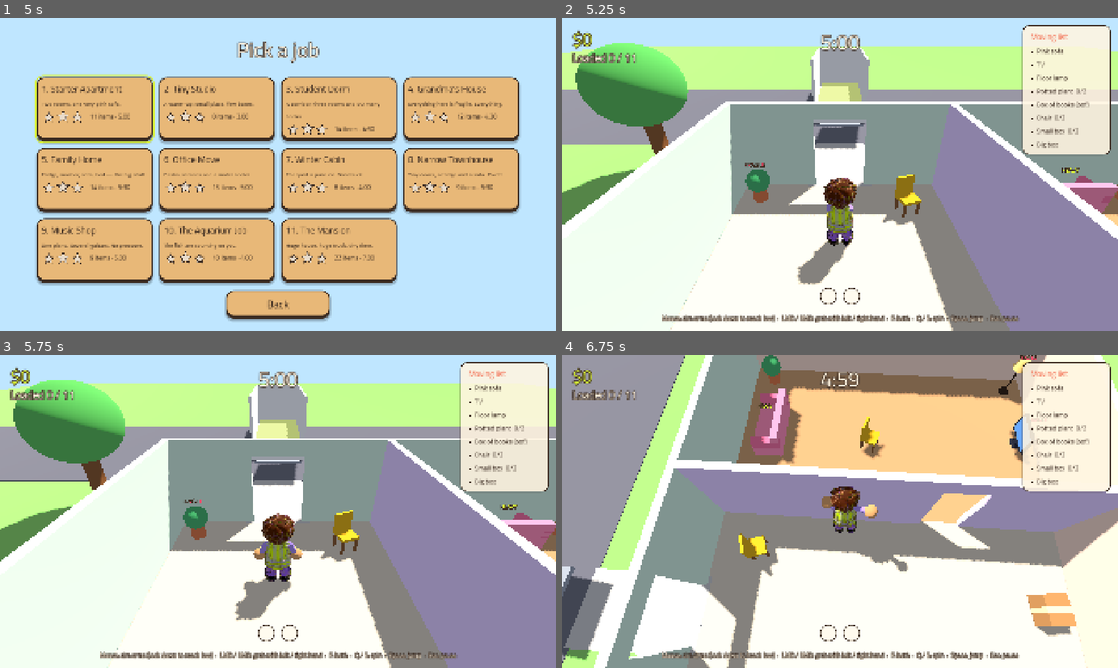
Above: before the commit, frames 1-4 (two rows, left to right).
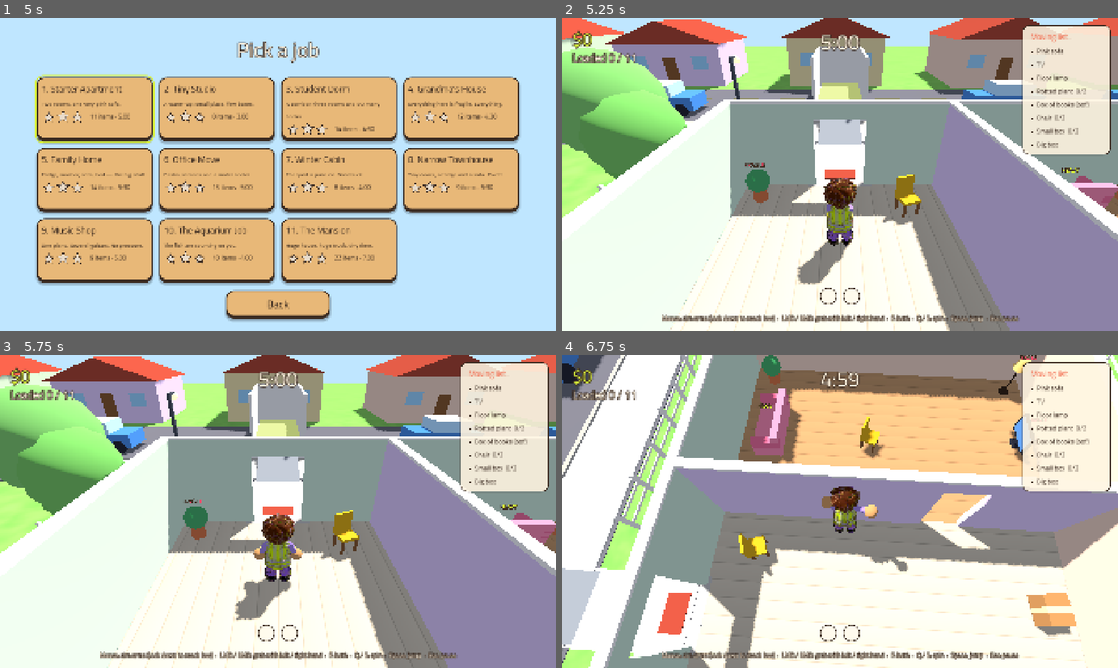
Above: after the commit, the same moments.

Repository: karmontal/moving-day-chaos
Game: Godot game, scene res://scenes/main_menu.tscn
The game is run twice, just before and just after one commit, with the same random seed, the same clock (stepped at 60 frames per second) and the same inputs.
Inputs (mouse positions are in pixels of both pictures, inside the frame that each line leads up to):
- Up to frame 1 (5 s): click "Start the job" at 0.5 s; click (139, 180) at 1.27 s; click (233, 180) at 2.02 s; click (322, 180) at 2.77 s; click (417, 180) at 3.52 s; click "Let's move!" at 4.25 s
- Up to frame 2 (5.25 s): click (656, 108) at 5.02 s
- Up to frame 3 (5.75 s): no input
- Up to frame 4 (6.75 s): move the mouse to (867, 511) at 5.77 s; hold F (grab_both) 5.78-6.53 s; hold W (move_up) from 5.78 s (still down); click (867, 511) at 5.92 s; tap Space (jump) at 6.02 s; move the mouse to (812, 511) at 6.52 s; click (812, 511) at 6.6 s

Frame 1 is identical in both runs. In frame 2, 24% of the frame differs, in the area x 0-100%, y 0-100%; in frame 3, 23%; in frame 4, 16%.

Commit message:
Fix the truck ramp slope, dress the lots, add macOS and iOS builds
- Ramp pitched the right way (street end on the ground, truck end at the bed),
  with a test that ray-casts both ends
- Scenery: porch, door frame, doormat and pots, white fence with a wide gate,
  hedges, flower beds, varied trees and bushes, sidewalk with curb, dashed road
  line, street lamps, parked cars, neighbouring houses with gable roofs, clouds;
  textured grass and plank floors; windows and a white top trim on the house
  walls (they fade with the walls); snowy variants for the winter cabin
- macOS universal build (built-in ad-hoc signature) from the Linux runner,
  pushed to itch channel 'mac'
- ios.yml (manual, macOS runner): Xcode project + simulator compile check, or
  a signed IPA uploaded to TestFlight when the Apple secrets are set

Co-Authored-By: Claude Opus 5.5 <noreply@anthropic.com>
Claude-Session: https://claude.ai/code/session_01KwmgFTzCrhvW5Am5kgNPrt

Diff:
--- a/scripts/mission/level_builder.gd
+++ b/scripts/mission/level_builder.gd
@@ -23,6 +23,7 @@
 	var door_h: float = house.door_height
 
 	var ground := _static_box(root, Vector3(0, -0.5, 8), Vector3(80, 1, 80), Color("eef6fb") if m.get("ice", false) else Palette.GRASS)
+	Scenery.texture_ground(ground, m.get("ice", false))
 	if m.get("ice", false):
 		var pm := PhysicsMaterial.new()
 		pm.friction = 0.05
@@ -34,14 +35,15 @@
 	for f: Dictionary in floors:
 		var a := Vector2(f.min[0], f.min[1])
 		var b := Vector2(f.max[0], f.max[1])
-		_visual_box(root, Vector3((a.x + b.x) * 0.5, 0.01, (a.y + b.y) * 0.5), Vector3(b.x - a.x, 0.02, b.y - a.y), Color(String(f.color)))
+		var fl := _visual_box(root, Vector3((a.x + b.x) * 0.5, 0.01, (a.y + b.y) * 0.5), Vector3(b.x - a.x, 0.02, b.y - a.y), Color(String(f.color)))
+		Scenery.texture_floor(fl)
 
 	var wall_a := Palette.WALLS[0]
 	var wall_b := Palette.WALLS[1]
-	_wall_x(root, mn.y, mn.x, mx.x, h, t, wall_a)  # back
-	_wall_z(root, mn.x, mn.y, mx.y, h, t, wall_a)  # left
-	_wall_z(root, mx.x, mn.y, mx.y, h, t, wall_b)  # right
-	_wall_x(root, mx.y, mn.x, mx.x, h, t, wall_b, house.front_door_x, house.front_door_width, door_h)  # front
+	_wall_x(root, mn.y, mn.x, mx.x, h, t, wall_a, NAN, 0.0, 0.0, -1.0)  # back
+	_wall_z(root, mn.x, mn.y, mx.y, h, t, wall_a, NAN, 0.0, 0.0, -1.0)  # left
+	_wall_z(root, mx.x, mn.y, mx.y, h, t, wall_b, NAN, 0.0, 0.0, 1.0)  # right
+	_wall_x(root, mx.y, mn.x, mx.x, h, t, wall_b, house.front_door_x, house.front_door_width, door_h, 1.0)  # front
 	var walls: Array = house.get("walls", [])
 	if house.has("interior_wall_x"):
 		walls = walls + [{"axis": "z", "at": house.interior_wall_x, "from": mn.y, "to": mx.y,
@@ -68,7 +70,7 @@
 	var path_x := (door_x + float(truck.center_x)) * 0.5
 	_visual_box(root, Vector3(path_x, 0.012, mx.y + path_len * 0.5), Vector3(absf(door_x - float(truck.center_x)) + 2.0, 0.02, path_len + 0.4), Palette.PAVEMENT)
 	_visual_box(root, Vector3(0, 0.008, rear + 2.0), Vector3(80, 0.02, 9.0), Color("6f6f78"))  # street
-	_trees(root, mn, mx, rear)
+	Scenery.build(root, m, mn, mx, door_x, truck)
 	return _truck(root, truck)
 
 
@@ -131,7 +133,8 @@
 	var size := Vector3(truck.ramp_width, 0.08, slope.length())
 	_add_box_shape(ramp, size, Color("9aa0a8"))
 	ramp.position = Vector3(cx, bed * 0.5 - 0.04, rear - ramp_len * 0.5)
-	ramp.rotation = Vector3(atan2(bed, ramp_len), 0, 0)
+	# Negative pitch: the truck end (+Z) rises to the bed, the street end rests on the ground.
+	ramp.rotation = Vector3(-atan2(bed, ramp_len), 0, 0)
 	root.add_child(ramp)
 
 	var zone := TruckZone.new()
@@ -141,37 +144,55 @@
 	return zone
 
 
-static func _trees(root: Node3D, mn: Vector2, mx: Vector2, rear: float) -> void:
-	var spots := [Vector3(mn.x - 3.5, 0, mn.y + 1), Vector3(mn.x - 3.0, 0, mx.y + 3), Vector3(mx.x + 3.5, 0, mn.y + 2),
-		Vector3(mx.x + 3.0, 0, mx.y + 1), Vector3((mn.x + mx.x) * 0.5 - 4, 0, mn.y - 4), Vector3((mn.x + mx.x) * 0.5 + 4, 0, mn.y - 4)]
-	for p: Vector3 in spots:
-		if p.z > rear - 3.0:
-			continue
-		_static_box(root, p + Vector3(0, 1.0, 0), Vector3(0.35, 2.0, 0.35), Color("8a5a36"))
-		var crown := MeshInstance3D.new()
-		var sm := SphereMesh.new()
-		sm.radius = 1.3
-		sm.height = 2.3
-		sm.material = _mat(Color("5fb85a"))
-		crown.mesh = sm
-		crown.position = p + Vector3(0, 2.8, 0)
-		root.add_child(crown)
-
-
-## Wall running along X at depth z, from x0 to x1, with an optional door gap centred at door_c.
-static func _wall_x(root: Node3D, z: float, x0: float, x1: float, h: float, t: float, color: Color, door_c := NAN, door_w := 0.0, door_h := 0.0) -> void:
+## Outer wall running along X at depth z, from x0 to x1, with an optional door gap centred at
+## door_c; `outward` (+1/-1 along Z) is the street side, where the windows go.
+static func _wall_x(root: Node3D, z: float, x0: float, x1: float, h: float, t: float, color: Color, door_c := NAN, door_w := 0.0, door_h := 0.0, outward := 1.0) -> void:
 	for seg in _segments(x0, x1, door_c, door_w):
-		_static_box(root, Vector3((seg.x + seg.y) * 0.5, h * 0.5, z), Vector3(seg.y - seg.x + t, h, t), color, true)
+		var body := _static_box(root, Vector3((seg.x + seg.y) * 0.5, h * 0.5, z), Vector3(seg.y - seg.x + t, h, t), color, true)
+		_add_windows(body, seg.y - seg.x, t, outward, true)
 	if not is_nan(door_c):
 		_static_box(root, Vector3(door_c, (h + door_h) * 0.5, z), Vector3(door_w, h - door_h, t), color, true)
 
 
-## Wall running along Z at x, from z0 to z1, with an optional door gap.
-static func _wall_z(root: Node3D, x: float, z0: float, z1: float, h: float, t: float, color: Color, door_c := NAN, door_w := 0.0, door_h := 0.0) -> void:
+## Outer wall running along Z at x, from z0 to z1, with an optional door gap.
+static func _wall_z(root: Node3D, x: float, z0: float, z1: float, h: float, t: float, color: Color, door_c := NAN, door_w := 0.0, door_h := 0.0, outward := 1.0) -> void:
 	for seg in _segments(z0, z1, door_c, door_w):
-		_static_box(root, Vector3(x, h * 0.5, (seg.x + seg.y) * 0.5), Vector3(t, h, seg.y - seg.x + t), color, true)
+		var body := _static_box(root, Vector3(x, h * 0.5, (seg.x + seg.y) * 0.5), Vector3(t, h, seg.y - seg.x + t), color, true)
+		_add_windows(body, seg.y - seg.x, t, outward, false)
 	if not is_nan(door_c):
 		_static_box(root, Vector3(x, (h + door_h) * 0.5, door_c), Vector3(t, h - door_h, door_w), color, true)
+
+
+## Windows (frame + glass + sill) on the outside face of a wall segment, every ~3 m.
+static func _add_windows(body: StaticBody3D, length: float, t: float, outward: float, along_x: bool) -> void:
+	var count := int((length - 0.6) / 3.0)
+	if count <= 0:
+		return
+	for i in count:
+		var offset := (i - (count - 1) * 0.5) * (length / count)
+		var face := t * 0.5 + 0.02
+		var frame_pos := Vector3(offset, 0.25, face * outward) if along_x else Vector3(face * outward, 0.25, offset)
+		var frame_size := Vector3(1.1, 0.95, 0.04) if along_x else Vector3(0.04, 0.95, 1.1)
+		var glass_size := Vector3(0.9, 0.75, 0.05) if along_x else Vector3(0.05, 0.75, 0.9)
+		var sill_pos := frame_pos + Vector3(0, -0.52, 0.04 * outward if along_x else 0.0) + (Vector3.ZERO if along_x else Vector3(0.04 * outward, 0, 0))
+		var sill_size := Vector3(1.25, 0.07, 0.12) if along_x else Vector3(0.12, 0.07, 1.25)
+		add_detail(body, frame_pos, frame_size, Color("fff8ee"))
+		add_detail(body, frame_pos + (Vector3(0, 0, 0.01 * outward) if along_x else Vector3(0.01 * outward, 0, 0)), glass_size, Color("9fd3f0"))
+		add_detail(body, sill_pos, sill_size, Color("fff8ee"))
+
+
+## Visual-only box attached to a wall body; its material fades with the wall (PlayerRig).
+static func add_detail(body: StaticBody3D, pos: Vector3, size: Vector3, color: Color) -> void:
+	var mi := MeshInstance3D.new()
+	var bm := BoxMesh.new()
+	bm.size = size
+	bm.material = _mat(color)
+	mi.mesh = bm
+	mi.position = pos
+	body.add_child(mi)
+	var extra: Array = body.get_meta("extra_materials", [])
+	extra.append(bm.material)
+	body.set_meta("extra_materials", extra)
 
 
 static func _wall_x_doors(root: Node3D, z: float, x0: float, x1: float, h: float, t: float, color: Color, doors: Array, door_h: float) -> void:
@@ -218,6 +239,8 @@
 	_add_box_shape(body, size, color)
 	if fade:
 		body.add_to_group(FADE_GROUP)
+		# White cap along the top edge: the dollhouse cut reads as a finished wall.
+		add_detail(body, Vector3(0, size.y * 0.5 + 0.03, 0), Vector3(size.x + 0.04, 0.06, size.z + 0.04), Color("fff8ee"))
 	body.position = pos
 	root.add_child(body)
 	return body
@@ -238,7 +261,7 @@
 	body.set_meta("material", bm.material)
 
 
-static func _visual_box(root: Node3D, pos: Vector3, size: Vector3, color: Color) -> void:
+static func _visual_box(root: Node3D, pos: Vector3, size: Vector3, color: Color) -> MeshInstance3D:
 	var mi := MeshInstance3D.new()
 	var bm := BoxMesh.new()
 	bm.size = size
@@ -246,6 +269,7 @@
 	mi.mesh = bm
 	mi.position = pos
 	root.add_child(mi)
+	return mi
 
 
 static func _mat(c: Color) -> StandardMaterial3D:
--- /dev/null
+++ b/scripts/mission/scenery.gd
@@ -0,0 +1,336 @@
+class_name Scenery
+## Dresses a job's lot so the house does not float in an empty field: a fenced yard with hedges,
+## flower beds, bushes and trees, a porch, the sidewalk and street with lamps, parked cars,
+## neighbouring houses and a few clouds. Uses a seed from the house layout, so every player
+## online sees the same street. Solid pieces sit on the world layer; small ones are visual only.
+
+const WOOD := Color("c48a5a")
+const WHITE := Color("fff8ee")
+const LEAF := [Color("5fb85a"), Color("4caf6a"), Color("74c45c"), Color("3f9e5a")]
+const FLOWERS := [Color("ff6f91"), Color("ffd23f"), Color("ffffff"), Color("a98bdb"), Color("ff8c42")]
+const HOUSE_COLORS := [Color("f6d5bd"), Color("cfe3c2"), Color("bcd7ef"), Color("f3e1a8"), Color("e6cdee")]
+const CAR_COLORS := [Color("e85d5d"), Color("4f8fd9"), Color("f2c14e"), Color("7fc8a9")]
+
+static var _grass_tex: Texture2D = null
+static var _floor_tex: Texture2D = null
+
+
+static func build(root: Node3D, m: Dictionary, mn: Vector2, mx: Vector2, door_x: float, truck: Dictionary) -> void:
+	var rng := RandomNumberGenerator.new()
+	rng.seed = hash(str(m.house.min) + str(m.house.max))
+	var winter: bool = m.get("ice", false)
+	var rear: float = truck.rear_z
+	var street_z := rear + 2.0  # centre line of the street
+	var yard_min := mn - Vector2(3.0, 3.0)
+	var yard_max := Vector2(mx.x + 3.0, rear - float(truck.ramp_length) - 0.6)
+
+	_porch(root, mx, door_x)
+	_fence(root, yard_min, yard_max, door_x, float(truck.center_x), winter)
+	_garden(root, rng, mn, mx, yard_min, yard_max, door_x, winter)
+	_street(root, rng, street_z, float(truck.center_x), float(truck.length), rear, winter)
+	_neighbours(root, rng, yard_min, yard_max, street_z, winter)
+	_clouds(root, rng, (mn + mx) * 0.5)
+
+
+## Grass gets soft noise so it does not read as a flat green plane.
+static func texture_ground(body: StaticBody3D, winter: bool) -> void:
+	var mi := body.get_child(1) as MeshInstance3D
+	var mat := (mi.mesh as BoxMesh).material as StandardMaterial3D
+	if _grass_tex == null:
+		var noise := FastNoiseLite.new()
+		noise.frequency = 0.035
+		noise.fractal_octaves = 3
+		var nt := NoiseTexture2D.new()
+		nt.width = 256
+		nt.height = 256
+		nt.seamless = true
+		nt.noise = noise
+		var ramp := Gradient.new()
+		ramp.set_color(0, Color(0.82, 0.86, 0.8))
+		ramp.set_color(1, Color(1.08, 1.1, 1.0))
+		nt.color_ramp = ramp
+		_grass_tex = nt
+	mat.albedo_texture = _grass_tex
+	mat.uv1_triplanar = true
+	mat.uv1_scale = Vector3.ONE * 0.12
+	if winter:
+		mat.albedo_color = Color("eef6fb")
+
+
+## Floors get faint plank stripes.
+static func texture_floor(mi: MeshInstance3D) -> void:
+	var mat := (mi.mesh as BoxMesh).material as StandardMaterial3D
+	if _floor_tex == null:
+		var g := Gradient.new()
+		g.offsets = PackedFloat32Array([0.0, 0.92, 0.96, 1.0])
+		g.colors = PackedColorArray([Color(1, 1, 1), Color(0.97, 0.97, 0.97), Color(0.8, 0.8, 0.8), Color(1, 1, 1)])
+		var gt := GradientTexture2D.new()
+		gt.gradient = g
+		gt.width = 64
+		gt.height = 8
+		gt.fill_to = Vector2(1, 0)
+		_floor_tex = gt
+	mat.albedo_texture = _floor_tex
+	mat.uv1_triplanar = true
+	mat.uv1_scale = Vector3.ONE * 2.2
+
+
+static func _porch(root: Node3D, mx: Vector2, door_x: float) -> void:
+	_visual(root, Vector3(door_x, 0.02, mx.y + 0.7), Vector3(2.4, 0.04, 1.2), Color("d8cfc4"))  # porch slab
+	_visual(root, Vector3(door_x, 0.045, mx.y + 0.55), Vector3(1.0, 0.01, 0.6), Color("b04a3a"))  # doormat
+	for s in [-1, 1]:
+		_visual(root, Vector3(door_x + s * 0.95, 1.075, mx.y + 0.13), Vector3(0.12, 2.15, 0.08), WHITE)  # door frame
+		var pot := _solid(root, Vector3(door_x + s * 1.45, 0.22, mx.y + 0.55), Vector3(0.4, 0.44, 0.4), Color("d9774a"))
+		pot.name = "Pot"
+		_sphere(root, Vector3(door_x + s * 1.45, 0.62, mx.y + 0.55), 0.3, LEAF[1])
+	_visual(root, Vector3(door_x, 2.2, mx.y + 0.13), Vector3(2.02, 0.12, 0.08), WHITE)
+	# Mailbox by the path.
+	_solid(root, Vector3(door_x + 2.2, 0.55, mx.y + 3.0), Vector3(0.08, 1.1, 0.08), WOOD)
+	_visual(root, Vector3(door_x + 2.2, 1.2, mx.y + 3.0), Vector3(0.3, 0.25, 0.45), Color("4f8fd9"))
+
+
+static func _fence(root: Node3D, a: Vector2, b: Vector2, door_x: float, truck_x: float, winter: bool) -> void:
+	var color := WHITE if not winter else Color("c9a27a")
+	var gap_center := (door_x + truck_x) * 0.5
+	var gap := absf(door_x - truck_x) + 4.5
+	# Back and sides are closed; the front has a wide gate opening onto the path.
+	_fence_line(root, Vector2(a.x, a.y), Vector2(b.x, a.y), color)
+	_fence_line(root, Vector2(a.x, a.y), Vector2(a.x, b.y), color)
+	_fence_line(root, Vector2(b.x, a.y), Vector2(b.x, b.y), color)
+	_fence_line(root, Vector2(a.x, b.y), Vector2(gap_center - gap * 0.5, b.y), color)
+	_fence_line(root, Vector2(gap_center + gap * 0.5, b.y), Vector2(b.x, b.y), color)
+
+
+static func _fence_line(root: Node3D, p: Vector2, q: Vector2, color: Color) -> void:
+	var length := p.distance_to(q)
+	if length < 0.3:
+		return
+	var along_x := absf(q.x - p.x) > absf(q.y - p.y)
+	var mid := (p + q) * 0.5
+	# One collider per run, posts and rails are visual.
+	var size := Vector3(length, 0.9, 0.12) if along_x else Vector3(0.12, 0.9, length)
+	var body := StaticBody3D.new()
+	body.collision_layer = 1
+	body.collision_mask = 0
+	var col := CollisionShape3D.new()
+	var bs := BoxShape3D.new()
+	bs.size = size
+	col.shape = bs
+	body.add_child(col)
+	body.position = Vector3(mid.x, 0.45, mid.y)
+	root.add_child(body)
+	for rail_y in [0.32, 0.68]:
+		_visual(root, Vector3(mid.x, rail_y, mid.y), Vector3(length, 0.07, 0.05) if along_x else Vector3(0.05, 0.07, length), color)
+	var posts := int(length / 1.2) + 1
+	for i in posts:
+		var t := float(i) / maxf(1.0, posts - 1)
+		var pp := p.lerp(q, t)
+		_visual(root, Vector3(pp.x, 0.48, pp.y), Vector3(0.1, 0.96, 0.1), color)
+
+
+static func _garden(root: Node3D, rng: RandomNumberGenerator, mn: Vector2, mx: Vector2, ya: Vector2, yb: Vector2, door_x: float, winter: bool) -> void:
+	# Hedges along the back of the house and flower beds along its front.
+	_hedge(root, Vector3((mn.x + mx.x) * 0.5, 0, mn.y - 1.4), Vector3(mx.x - mn.x - 1.0, 0.8, 0.7), winter)
+	for side in [-1, 1]:
+		var x0 := mn.x + 0.4 if side < 0 else door_x + 1.9
+		var x1 := door_x - 1.9 if side < 0 else mx.x - 0.4
+		if x1 - x0 < 1.0:
+			continue
+		var bed_center := Vector3((x0 + x1) * 0.5, 0.06, mx.y + 0.9)
+		_visual(root, bed_center, Vector3(x1 - x0, 0.12, 0.8), Color("6b4a32"))
+		if not winter:
+			for i in int((x1 - x0) / 0.35):
+				var fp := Vector3(x0 + 0.2 + i * 0.35, 0.22, mx.y + 0.9 + rng.randf_range(-0.25, 0.25))
+				_sphere(root, fp, 0.09, FLOWERS[rng.randi() % FLOWERS.size()])
+	# Trees and bushes in the side yards (never on the path).
+	for i in 7:
+		var side := -1 if i % 2 == 0 else 1
+		var x := rng.randf_range(ya.x + 0.8, mn.x - 1.0) if side < 0 else rng.randf_range(mx.x + 1.0, yb.x - 0.8)
+		var z := rng.randf_range(ya.y + 0.8, yb.y - 1.0)
+		if i < 3:
+			_tree(root, Vector3(x, 0, z), rng, winter)
+		else:
+			_bush(root, Vector3(x, 0, z), rng, winter)
+	# A couple of trees behind the back fence frame the shot.
+	for x in [ya.x + 2.0, (ya.x + yb.x) * 0.5, yb.x - 2.0]:
+		_tree(root, Vector3(x + rng.randf_range(-1, 1), 0, ya.y - 2.5 - rng.randf() * 2.0), rng, winter)
+
+
+static func _street(root: Node3D, rng: RandomNumberGenerator, z: float, truck_x: float, truck_len: float, rear: float, winter: bool) -> void:
+	# Sidewalk with a curb between the yard and the road.
+	var walk_z := rear - 1.3
+	_visual(root, Vector3(0, 0.03, walk_z), Vector3(80, 0.06, 2.2), Color("d8d4cc"))
+	_visual(root, Vector3(0, 0.06, walk_z + 1.15), Vector3(80, 0.12, 0.16), Color("bdb8ae"))
+	# Dashed centre line, keeping clear of the truck.
+	for i in range(-38, 39, 3):
+		_visual(root, Vector3(i, 0.02, z + 2.4), Vector3(1.6, 0.01, 0.14), Color("f2e6a0") if not winter else WHITE)
+	# Street lamps along the sidewalk.
+	for x in [-14.0, 0.0, 14.0]:
+		if absf(x - truck_x) < 3.5:
+			x += 5.0
+		_solid(root, Vector3(x, 1.6, walk_z - 0.8), Vector3(0.12, 3.2, 0.12), Color("4a4f5a"))
+		_visual(root, Vector3(x, 3.25, walk_z - 0.55), Vector3(0.12, 0.08, 0.6), Color("4a4f5a"))
+		var lamp := _sphere(root, Vector3(x, 3.15, walk_z - 0.3), 0.16, Color("fff3b0"))
+		(lamp.mesh.material as StandardMaterial3D).emission_enabled = true
+		(lamp.mesh.material as StandardMaterial3D).emission = Color("fff3b0")
+	# Parked cars up and down the street (not where the truck is).
+	for x in [truck_x - 9.0, truck_x + 9.5, truck_x - 17.0]:
+		_car(root, Vector3(x, 0, z + rng.randf_range(-0.3, 0.3)), CAR_COLORS[rng.randi() % CAR_COLORS.size()], rng.randf() < 0.5)
+
+
+static func _neighbours(root: Node3D, rng: RandomNumberGenerator, ya: Vector2, yb: Vector2, street_z: float, winter: bool) -> void:
+	# Houses on both sides of our lot and a row across the street.
+	var spots := [Vector3(ya.x - 6.5, 0, (ya.y + yb.y) * 0.5), Vector3(yb.x + 6.5, 0, (ya.y + yb.y) * 0.5)]
+	for x in range(-24, 25, 12):
+		spots.append(Vector3(x + rng.randf_range(-1.5, 1.5), 0, street_z + 9.0))
+	for p: Vector3 in spots:
+		var w := rng.randf_range(6.0, 8.5)
+		var d := rng.randf_range(5.5, 7.0)
+		var h := rng.randf_range(2.8, 3.6)
+		var color: Color = HOUSE_COLORS[rng.randi() % HOUSE_COLORS.size()]
+		_solid(root, p + Vector3(0, h * 0.5, 0), Vector3(w, h, d), color)
+		_roof(root, p + Vector3(0, h, 0), Vector2(w + 0.6, d + 0.6), Color("b04a3a") if not winter else Color("f4f8fb"))
+		var facing := 1.0 if p.z < street_z else -1.0  # front faces the street
+		if absf(p.x) > 0.1 and p.z > ya.y and p.z < yb.y:
+			facing = 1.0
+		for wx in [-w * 0.3, w * 0.3]:
+			_visual(root, p + Vector3(wx, h * 0.55, facing * (d * 0.5 + 0.02)), Vector3(1.1, 0.9, 0.04), Color("9fd3f0"))
+		_visual(root, p + Vector3(0, 1.0, facing * (d * 0.5 + 0.02)), Vector3(0.9, 2.0, 0.05), Color("8a5a36"))
+
+
+static func _clouds(root: Node3D, rng: RandomNumberGenerator, center: Vector2) -> void:
+	for i in 6:
+		var base := Vector3(center.x + rng.randf_range(-35, 35), rng.randf_range(16, 22), center.y + rng.randf_range(-40, 10))
+		for k in 4:
+			var mi := _sphere(root, base + Vector3(k * 1.6 - 2.4, rng.randf_range(-0.4, 0.4), rng.randf_range(-0.6, 0.6)), rng.randf_range(1.2, 2.0), Color(1, 1, 1))
+			var mat := mi.mesh.material as StandardMaterial3D
+			mat.shading_mode = BaseMaterial3D.SHADING_MODE_UNSHADED
+			mi.cast_shadow = GeometryInstance3D.SHADOW_CASTING_SETTING_OFF
+
+
+static func _tree(root: Node3D, p: Vector3, rng: RandomNumberGenerator, winter: bool) -> void:
+	var h := rng.randf_range(1.6, 2.4)
+	var trunk := StaticBody3D.new()
+	trunk.collision_layer = 1
+	trunk.collision_mask = 0
+	var col := CollisionShape3D.new()
+	var cs := CylinderShape3D.new()
+	cs.radius = 0.2
+	cs.height = h
+	col.shape = cs
+	trunk.add_child(col)
+	var mi := MeshInstance3D.new()
+	var cm := CylinderMesh.new()
+	cm.top_radius = 0.14
+	cm.bottom_radius = 0.22
+	cm.height = h
+	cm.material = _mat(Color("8a5a36"))
+	mi.mesh = cm
+	trunk.add_child(mi)
+	trunk.position = p + Vector3(0, h * 0.5, 0)
+	root.add_child(trunk)
+	var leaf: Color = LEAF[rng.randi() % LEAF.size()] if not winter else Color("f2f7fa")
+	for k in 3:
+		var r := rng.randf_range(0.8, 1.2)
+		_sphere(root, p + Vector3(rng.randf_range(-0.5, 0.5), h + 0.4 + k * 0.45, rng.randf_range(-0.5, 0.5)), r, leaf.lightened(0.06 * k))
+
+
+static func _bush(root: Node3D, p: Vector3, rng: RandomNumberGenerator, winter: bool) -> void:
+	var leaf: Color = LEAF[rng.randi() % LEAF.size()] if not winter else Color("e8f0f4")
+	for k in 3:
+		_sphere(root, p + Vector3(rng.randf_range(-0.4, 0.4), 0.35, rng.randf_range(-0.4, 0.4)), rng.randf_range(0.35, 0.55), leaf)
+
+
+static func _hedge(root: Node3D, p: Vector3, size: Vector3, winter: bool) -> void:
+	if size.x < 1.0:
+		return
+	_solid(root, p + Vector3(0, size.y * 0.5, 0), size, Color("3f9e5a") if not winter else Color("e8f0f4"))
+
+
+static func _car(root: Node3D, p: Vector3, color: Color, facing_left: bool) -> void:
+	var yaw := PI if facing_left else 0.0
+	var body := _solid(root, p + Vector3(0, 0.6, 0), Vector3(3.6, 0.7, 1.7), color)
+	body.rotation.y = yaw
+	var cabin := MeshInstance3D.new()
+	var cbm := BoxMesh.new()
+	cbm.size = Vector3(1.9, 0.6, 1.5)
+	cbm.material = _mat(Color("bfe6ff"))
+	cabin.mesh = cbm
+	cabin.position = Vector3(-0.2, 0.62, 0)
+	body.add_child(cabin)
+	for wx in [-1.15, 1.15]:
+		for wz in [-0.8, 0.8]:
+			var wheel := MeshInstance3D.new()
+			var wm := CylinderMesh.new()
+			wm.top_radius = 0.34
+			wm.bottom_radius = 0.34
+			wm.height = 0.25
+			wm.material = _mat(Color("2b2d38"))
+			wheel.mesh = wm
+			wheel.rotation_degrees = Vector3(90, 0, 0)
+			wheel.position = Vector3(wx, -0.3, wz)
+			body.add_child(wheel)
+
+
+## Gable roof: a three-sided prism.
+static func _roof(root: Node3D, base: Vector3, size: Vector2, color: Color) -> void:
+	var mi := MeshInstance3D.new()
+	var pm := PrismMesh.new()
+	pm.size = Vector3(size.x, 1.4, size.y)
+	pm.material = _mat(color)
+	mi.mesh = pm
+	mi.position = base + Vector3(0, 0.7, 0)
+	root.add_child(mi)
+
+
+static func _solid(root: Node3D, pos: Vector3, size: Vector3, color: Color) -> StaticBody3D:
+	var body := StaticBody3D.new()
+	body.collision_layer = 1
+	body.collision_mask = 0
+	var col := CollisionShape3D.new()
+	var bs := BoxShape3D.new()
+	bs.size = size
+	col.shape = bs
+	body.add_child(col)
+	var mi := MeshInstance3D.new()
+	var bm := BoxMesh.new()
+	bm.size = size
+	bm.material = _mat(color)
+	mi.mesh = bm
+	body.add_child(mi)
+	body.position = pos
+	root.add_child(body)
+	return body
+
+
+static func _visual(root: Node3D, pos: Vector3, size: Vector3, color: Color) -> MeshInstance3D:
+	var mi := MeshInstance3D.new()
+	var bm := BoxMesh.new()
+	bm.size = size
+	bm.material = _mat(color)
+	mi.mesh = bm
+	mi.position = pos
+	root.add_child(mi)
+	return mi
+
+
+static func _sphere(root: Node3D, pos: Vector3, r: float, color: Color) -> MeshInstance3D:
+	var mi := MeshInstance3D.new()
+	var sm := SphereMesh.new()
+	sm.radius = r
+	sm.height = r * 2.0
+	sm.radial_segments = 12
+	sm.rings = 6
+	sm.material = _mat(color)
+	mi.mesh = sm
+	mi.position = pos
+	root.add_child(mi)
+	return mi
+
+
+static func _mat(c: Color) -> StandardMaterial3D:
+	var m := StandardMaterial3D.new()
+	m.albedo_color = c
+	m.roughness = 0.9
+	m.metallic_specular = 0.15
+	return m
--- a/scripts/mover/player_rig.gd
+++ b/scripts/mover/player_rig.gd
@@ -104,8 +104,10 @@
 	var mat: StandardMaterial3D = body.get_meta("material", null)
 	if mat == null:
 		return
-	mat.transparency = BaseMaterial3D.TRANSPARENCY_ALPHA if on else BaseMaterial3D.TRANSPARENCY_DISABLED
-	mat.albedo_color.a = 0.22 if on else 1.0
+	var mats: Array = [mat] + body.get_meta("extra_materials", [])
+	for m: StandardMaterial3D in mats:
+		m.transparency = BaseMaterial3D.TRANSPARENCY_ALPHA if on else BaseMaterial3D.TRANSPARENCY_DISABLED
+		m.albedo_color.a = 0.22 if on else 1.0
 
 
 func _physics_process(_delta: float) -> void:
--- a/tests/test_runner.gd
+++ b/tests/test_runner.gd
@@ -322,6 +322,15 @@
 		check(item.global_position.y > 0.0 and item.global_position.y < 1.5, "%s rests on the floor (y=%.2f)" % [item.item_id, item.global_position.y])
 		check(not item.broken, "%s survives spawning" % item.item_id)
 	eq(mission.delivered_count(), 0, "nothing delivered at start")
+	# The ramp climbs from the street to the truck bed (it was once built upside down).
+	var tr_data: Dictionary = mission.data.truck
+	var space := mission.get_world_3d().direct_space_state
+	var rx: float = tr_data.center_x
+	var rear: float = tr_data.rear_z
+	var high := space.intersect_ray(PhysicsRayQueryParameters3D.create(Vector3(rx, 3, rear - 0.15), Vector3(rx, -1, rear - 0.15), 1))
+	var low := space.intersect_ray(PhysicsRayQueryParameters3D.create(Vector3(rx, 3, rear - float(tr_data.ramp_length) + 0.15), Vector3(rx, -1, rear - float(tr_data.ramp_length) + 0.15), 1))
+	check(not high.is_empty() and absf(high.position.y - float(tr_data.bed_height)) < 0.15, "ramp top meets the truck bed (y=%s)" % (high.get("position", Vector3.ZERO).y))
+	check(not low.is_empty() and low.position.y < 0.15, "ramp foot rests on the street (y=%s)" % (low.get("position", Vector3.ZERO).y))
 	var box: Grabbable = mission.items.filter(func(g: Grabbable) -> bool: return g.item_id == "box_small")[0]
 	var zone := mission.zone
 	box.global_position = zone.global_position + Vector3(0, -zone.size.y * 0.5 + 0.5, 0)
Binary file added: assets/art/icon_1024.png
Binary file changed: docs/screenshots/01_overview.jpg
Binary file added: docs/screenshots/08_family_home.jpg
Not shown, changed: export_presets.cfg
Not shown, added: marketing/story/01_panel.png.import
Not shown, added: marketing/story/02_panel.png.import
Not shown, added: marketing/story/03_panel.png.import
Not shown, added: marketing/story/04_panel.png.import
Not shown, added: marketing/story/05_panel.png.import
Not shown, added: marketing/story/06_panel.png.import
Not shown, added: marketing/story/end_card.png.import
Not shown, added: scripts/mission/scenery.gd.uid
(and 2 more such lines)
